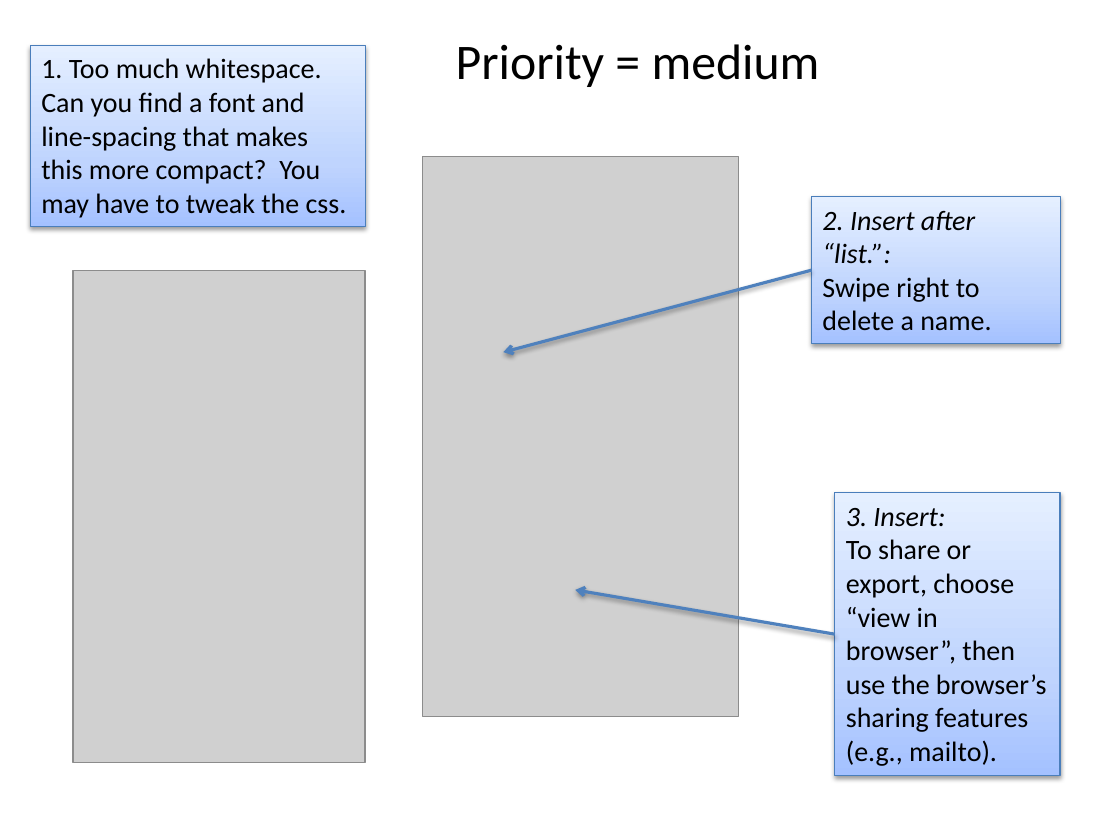
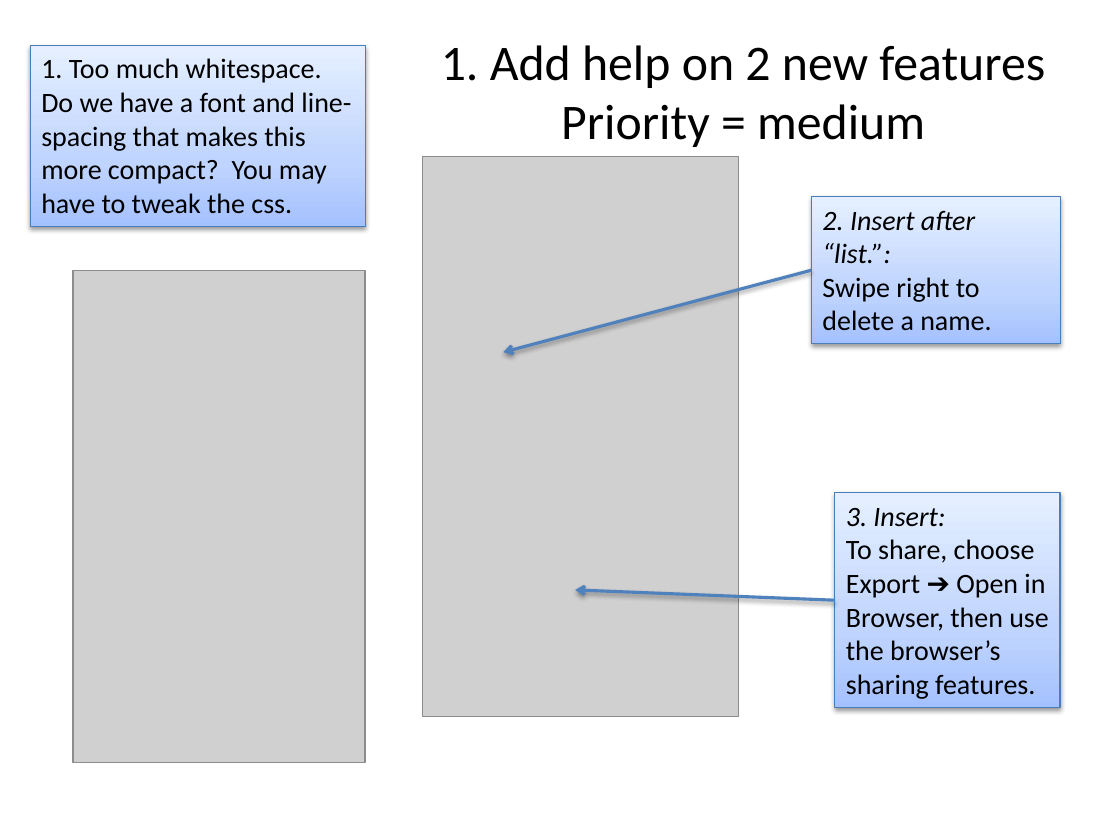
Before and after one commit to phylotastic/Pt_Mobile_Application, a slide deck: slide 3 of design/mobile_app_mvp_priorities.pptx (slide 5 before the commit). Drawn at 1120x840 pixels with LibreOffice and Linux fonts; fonts in the diff are those of the drawing; grey boxes stand for pictures. Boxes give left, top, right and bottom in pixels: in the first picture for what was removed or moved away, otherwise in the second. Text is boxed around its words. In the diff, an @@ line names an element or a change of style, - is before the commit and + after.

```diff
--- a/design/mobile_app_mvp_priorities.pptx
+++ b/design/mobile_app_mvp_priorities.pptx
@@ text "1. Add help on 2 ...": place and size @@
-text "1. Add help on 2 ..." at [456,44,820,87]
+text "1. Add help on 2 ..." at [441,45,1045,147]
@@ text in rectangle at [41,58,351,214]: text changed @@
-1. Too much whitespace. Can you find a font and line-spacing that makes this more compact? You may have to tweak the css.
+1. Too much whitespace. Do we have a font and line-spacing that makes this more compact? You may have to tweak the css.
@@ text at [441,45,1045,88]: paragraph added @@
+1. Add help on 2 new features
@@ text at [561,104,925,147]: alignment left to centre @@
@@ rectangle "3. Insert:": place and size @@
-rectangle "3. Insert:" at [834,493,1060,775]
+rectangle "3. Insert:" at [834,493,1060,708]
@@ text in rectangle at [846,539,1049,699]: text changed @@
-To share or export, choose “view in browser”, then use the browser’s sharing features (e.g., mailto).
+To share, choose Export ➔ Open in Browser, then use the browser’s sharing features.
@@ arrow moved from (834, 634) - (576, 590) to (834, 600) - (576, 590) @@
```
Also in this commit, not shown: 10 other slides changed, 1 slide added, 1 slide removed.
